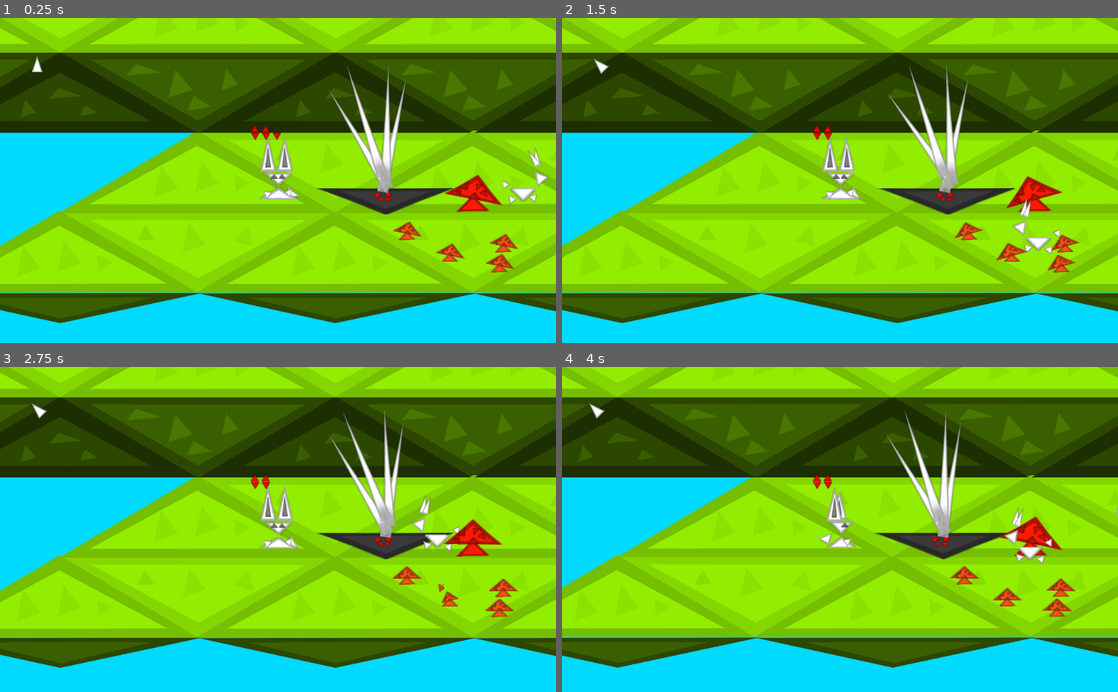
Above: before the commit, frames 1-4 (two rows, left to right).
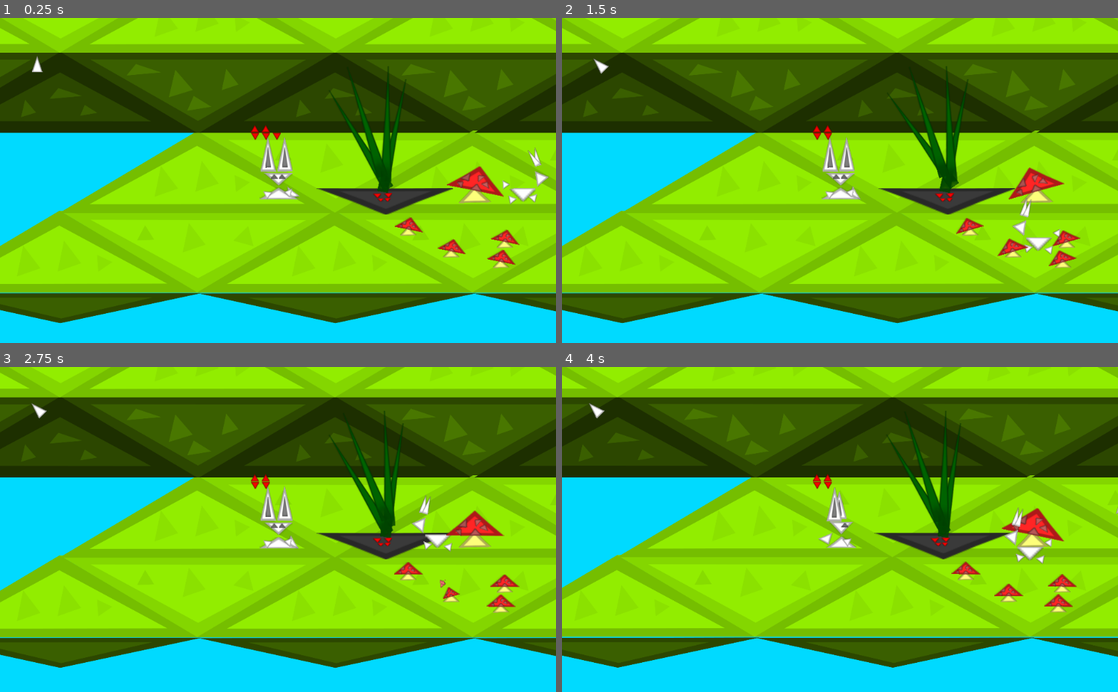
Above: after the commit, the same moments.

Repository: Mequam/Sound_Mess
Game: Godot game, scene res://scenes/main/test_2d_space.tscn
The game is run twice, just before and just after one commit, with the same random seed, the same clock (stepped at 60 frames per second) and the same inputs.
Inputs (mouse positions are in pixels of both pictures, inside the frame that each line leads up to):
- Up to frame 1 (0.25 s): no input
- Up to frame 2 (1.5 s): move the mouse to (962, 164) at 0.52 s; tap 1 (NOTE_0) at 0.6 s; tap Space at 0.77 s; move the mouse to (728, 196) at 1.27 s; tap 2 (NOTE_1) at 1.35 s
- Up to frame 3 (2.75 s): tap Space at 1.52 s; move the mouse to (333, 458) at 2.02 s; tap 3 (NOTE_2) at 2.1 s
- Up to frame 4 (4 s): move the mouse to (812, 594) at 2.77 s; tap 5 (NOTE_4) at 2.85 s; tap Space at 3.02, 3.77 s; move the mouse to (1006, 578) at 3.52 s; tap 6 (NOTE_5) at 3.6 s

The runs differ from the first frame. In frame 1, 3.0% of the frame differs, in the area x 59-94%, y 14-79%; in frame 2, 2.9%; in frame 3, 2.9%; in frame 4, 2.9%.

Commit message:
updated the colors of a lot of the sprites to make things look nicer and added some visual scripts

Diff:
--- a/scenes/assets/MushRoomSprite.tscn
+++ b/scenes/assets/MushRoomSprite.tscn
@@ -89,16 +89,19 @@
 anims/Puff = SubResource( 2 )
 
 [node name="Bottom" type="Sprite" parent="."]
+modulate = Color( 0.996078, 1, 0.482353, 1 )
 position = Vector2( -6.4074, 5.37033 )
 rotation = 3.11913
 scale = Vector2( 0.239963, 0.140666 )
 texture = ExtResource( 1 )
 
 [node name="TopSprite" type="Node2D" parent="."]
+modulate = Color( 1, 0.47451, 0.47451, 1 )
 rotation = 0.190369
 scale = Vector2( 1.1, 1.1 )
 
 [node name="top" type="Sprite" parent="TopSprite"]
+modulate = Color( 1, 0.308594, 0.308594, 1 )
 position = Vector2( -5.03503, -52.8683 )
 rotation = -3.13053
 scale = Vector2( 0.427147, 0.212907 )
--- a/scenes/assets/PineTree.tscn
+++ b/scenes/assets/PineTree.tscn
@@ -202,6 +202,12 @@
 
 [node name="TreeSprite" type="Node2D"]
 
+[node name="shadow" type="Sprite" parent="."]
+modulate = Color( 0.278431, 0.278431, 0.278431, 0.701961 )
+position = Vector2( -13.1543, 286.351 )
+scale = Vector2( 0.898064, 0.316449 )
+texture = ExtResource( 1 )
+
 [node name="trunc" type="Sprite" parent="."]
 position = Vector2( -11.7453, 199.67 )
 rotation = -3.14159
@@ -209,6 +215,7 @@
 texture = ExtResource( 1 )
 
 [node name="Node2D" type="Node2D" parent="."]
+modulate = Color( 1, 0.996078, 0.996078, 1 )
 
 [node name="bottom_leaf" type="Sprite" parent="Node2D"]
 position = Vector2( -18.2203, 57.2712 )
--- a/scenes/assets/Traper.tscn
+++ b/scenes/assets/Traper.tscn
@@ -1,6 +1,7 @@
-[gd_scene load_steps=4 format=2]
+[gd_scene load_steps=5 format=2]
 
 [ext_resource path="res://triangles/even_triangle.png" type="Texture" id=1]
+[ext_resource path="res://scripts/Traper.gd" type="Script" id=2]
 
 [sub_resource type="Animation" id=1]
 resource_name = "Attack"
@@ -18,7 +19,7 @@
 "values": [ Vector2( 12.4478, -288.126 ), Vector2( 136.45, -258.66 ), Vector2( 260.453, -229.194 ), Vector2( 260.453, -229.194 ), Vector2( 159.155, -190.233 ) ]
 }
 tracks/1/type = "value"
-tracks/1/path = NodePath("spdier/blb:position")
+tracks/1/path = NodePath("spdier/legs/blb:position")
 tracks/1/interp = 1
 tracks/1/loop_wrap = true
 tracks/1/imported = false
@@ -66,7 +67,7 @@
 "values": [ -178.747, -105.377, -32.0075, -32.0075, 34.1624 ]
 }
 tracks/5/type = "value"
-tracks/5/path = NodePath("spdier/blb:rotation_degrees")
+tracks/5/path = NodePath("spdier/legs/blb:rotation_degrees")
 tracks/5/interp = 1
 tracks/5/loop_wrap = true
 tracks/5/imported = false
@@ -345,7 +346,7 @@
 "values": [ -178.747, -182.645, -178.747 ]
 }
 tracks/1/type = "value"
-tracks/1/path = NodePath("spdier/blb:rotation_degrees")
+tracks/1/path = NodePath("spdier/legs/blb:rotation_degrees")
 tracks/1/interp = 1
 tracks/1/loop_wrap = true
 tracks/1/imported = false
@@ -395,6 +396,7 @@
 
 [node name="Traper" type="Node2D"]
 scale = Vector2( 0.5, 0.5 )
+script = ExtResource( 2 )
 
 [node name="door" type="Node2D" parent="."]
 
@@ -426,7 +428,7 @@
 
 [node name="frb" type="Sprite" parent="spdier/legs"]
 position = Vector2( 38.421, -244.978 )
-rotation = 3.34733
+rotation = 3.29818
 scale = Vector2( 0.0805229, 0.977545 )
 texture = ExtResource( 1 )
 
@@ -465,13 +467,13 @@
 
 [node name="brb" type="Sprite" parent="spdier/legs"]
 position = Vector2( 12.4478, -288.126 )
-rotation = -3.11972
+rotation = -3.18776
 scale = Vector2( 0.0805229, 0.977545 )
 texture = ExtResource( 1 )
 
-[node name="blb" type="Sprite" parent="spdier"]
+[node name="blb" type="Sprite" parent="spdier/legs"]
 position = Vector2( -69.4292, -296.578 )
-rotation = 2.83328
+rotation = 2.75975
 scale = Vector2( 0.0805229, 0.977545 )
 texture = ExtResource( 1 )
 
--- a/scenes/instance/entities/MushRoom.tscn
+++ b/scenes/instance/entities/MushRoom.tscn
@@ -14,10 +14,11 @@
 script = ExtResource( 1 )
 
 [node name="CollisionShape2D" type="CollisionShape2D" parent="."]
-position = Vector2( 1.52588e-05, -14.887 )
+position = Vector2( 4.08681, -29.1908 )
 rotation = 1.54594
 shape = SubResource( 1 )
 
 [node name="MushRoomSprite" parent="." instance=ExtResource( 3 )]
+position = Vector2( 4.76793, -16.0066 )
 
 [node name="NotePlayer" parent="." instance=ExtResource( 2 )]
--- a/scenes/instance/entities/PineTreeBody.tscn
+++ b/scenes/instance/entities/PineTreeBody.tscn
@@ -1,7 +1,7 @@
 [gd_scene load_steps=5 format=2]
 
 [ext_resource path="res://scenes/instance/NotePlayer.tscn" type="PackedScene" id=1]
-[ext_resource path="res://scripts/SingingTree.gd" type="Script" id=2]
+[ext_resource path="res://scripts/PineTreeBody.gd" type="Script" id=2]
 [ext_resource path="res://scenes/assets/PineTree.tscn" type="PackedScene" id=3]
 
 [sub_resource type="RectangleShape2D" id=1]
@@ -18,5 +18,5 @@
 position = Vector2( 0, -90 )
 
 [node name="CollisionShape2D" type="CollisionShape2D" parent="."]
-position = Vector2( 0, -90 )
+position = Vector2( 1.00002, 21.0015 )
 shape = SubResource( 1 )
--- a/scenes/main/test_2d_space.tscn
+++ b/scenes/main/test_2d_space.tscn
@@ -61,26 +61,21 @@
 position = Vector2( 930.928, 183.861 )
 
 [node name="Area2D" parent="." instance=ExtResource( 1 )]
-modulate = Color( 1, 0.105882, 0.0117647, 1 )
-position = Vector2( 737.396, 263.349 )
+position = Vector2( 736.036, 263.349 )
 
 [node name="Area2D4" parent="." instance=ExtResource( 1 )]
-modulate = Color( 0.980392, 0.32549, 0.0941176, 1 )
 position = Vector2( 614.328, 324.883 )
 scale = Vector2( 0.5, 0.5 )
 
 [node name="Area2D5" parent="." instance=ExtResource( 1 )]
-modulate = Color( 0.980392, 0.32549, 0.0941176, 1 )
 position = Vector2( 693.443, 365.319 )
 scale = Vector2( 0.5, 0.5 )
 
 [node name="Area2D6" parent="." instance=ExtResource( 1 )]
-modulate = Color( 0.980392, 0.32549, 0.0941176, 1 )
 position = Vector2( 791.897, 347.738 )
 scale = Vector2( 0.5, 0.5 )
 
 [node name="Area2D7" parent="." instance=ExtResource( 1 )]
-modulate = Color( 0.980392, 0.32549, 0.0941176, 1 )
 position = Vector2( 784.865, 384.659 )
 scale = Vector2( 0.5, 0.5 )
 
--- /dev/null
+++ b/scripts/PineTreeBody.gd
@@ -0,0 +1,8 @@
+extends "res://scripts/SingingTree.gd"
+
+func set_top_color(color):
+	$TreeSprite/Node2D.modulate = color
+func set_bottom_color(color):
+	$TreeSprite/trunc.modulate = color
+func _ready():
+	set_bottom_color(Color.brown)
--- a/scripts/SingingTree.gd
+++ b/scripts/SingingTree.gd
@@ -1,15 +1,13 @@
 extends StaticBody2D
-
-
-# Declare member variables here. Examples:
-# var a = 2
-# var b = "text"
 
 var music_mode setget set_mode,get_mode
 
 #this variable stores the note that we are currently playing
 var playing = -1 setget set_playing,get_playing
-
+func set_top_color(color):
+	pass
+func set_bottom_color(color):
+	pass
 func get_playing():
 	return playing
 
@@ -33,7 +31,7 @@
 	playing = note
 	get_node("TreeSprite/AnimationPlayer").play("Singing_Hard")
 	get_node("NotePlayer").play_note(note)
-func on_col(player):
+func on_col(player,dmg):
 	if (singing):
 		stop()
 	singing = !singing
@@ -65,7 +63,3 @@
 	get_node("TreeSprite/AnimationPlayer").play("Idle")
 	add_to_group("plants")
 	add_to_group("singing_trees")
-
-# Called every frame. 'delta' is the elapsed time since the previous frame.
-#func _process(delta):
-#	pass
--- /dev/null
+++ b/scripts/Traper.gd
@@ -0,0 +1,12 @@
+extends Node2D
+
+var leg_color setget set_leg_color,get_leg_color
+func get_leg_color():
+	return $spdier/legs/frb.modulate
+func set_leg_color(color):
+	$spdier/legs/frb.modulate = color
+	$spdier/legs/flb.modulate = color
+	$spdier/legs/brb.modulate = color
+	$spdier/legs/blb.modulate = color
+func _ready():
+	pass
--- a/scripts/Traper_Entity.gd
+++ b/scripts/Traper_Entity.gd
@@ -5,6 +5,11 @@
 var backwords = false
 var mode = "idle"
 
+var leg_color setget set_leg_color,get_leg_color
+func get_leg_color():
+	return $Traper.leg_color
+func set_leg_color(color):
+	$Traper.leg_color = color
 #how much damage we do each hit
 var dmg = 1
 
@@ -12,6 +17,7 @@
 func _ready():
 	add_to_group("enemies")
 	add_to_group("spiders")
+	add_to_group("trapers")
 	$NotePlayer.mode = 6
 	$Traper/AnimationPlayer.play("Idle")
 	$Traper/AnimationPlayer.connect("animation_finished",self,"_anim_finished")
--- a/scripts/test_2d_space.gd
+++ b/scripts/test_2d_space.gd
@@ -19,6 +19,8 @@
 			beat = 0
 # Called when the node enters the scene tree for the first time.
 func _ready():
+	for node in get_tree().get_nodes_in_group("trapers"):
+		node.leg_color = Color.darkgreen
 	get_node("player").sub_beat = get_node("Met/Met").wait_time
 	get_node("player/NotePlayer").mode = 1
 	get_node("SingingTree").song = [
@@ -33,7 +35,10 @@
 		print('[' + combo.name + '] ')
 		for act in combo.action_list:
 			print('->' + act.action)
-
+	$SingingTree.set_top_color(Color.violet)
+	$SingingTree3.set_top_color(Color.aqua)
+	$SingingTree4.set_top_color(Color.orangered)
+	$SingingTree2.set_top_color(Color.lightcoral)
 # Called every frame. 'delta' is the elapsed time since the previous frame.
 func _process(delta):
 	if (get_node("player")):
Not shown: 3 places in scenes/instance/enemy_ground_trail.tscn that only renumber resources
